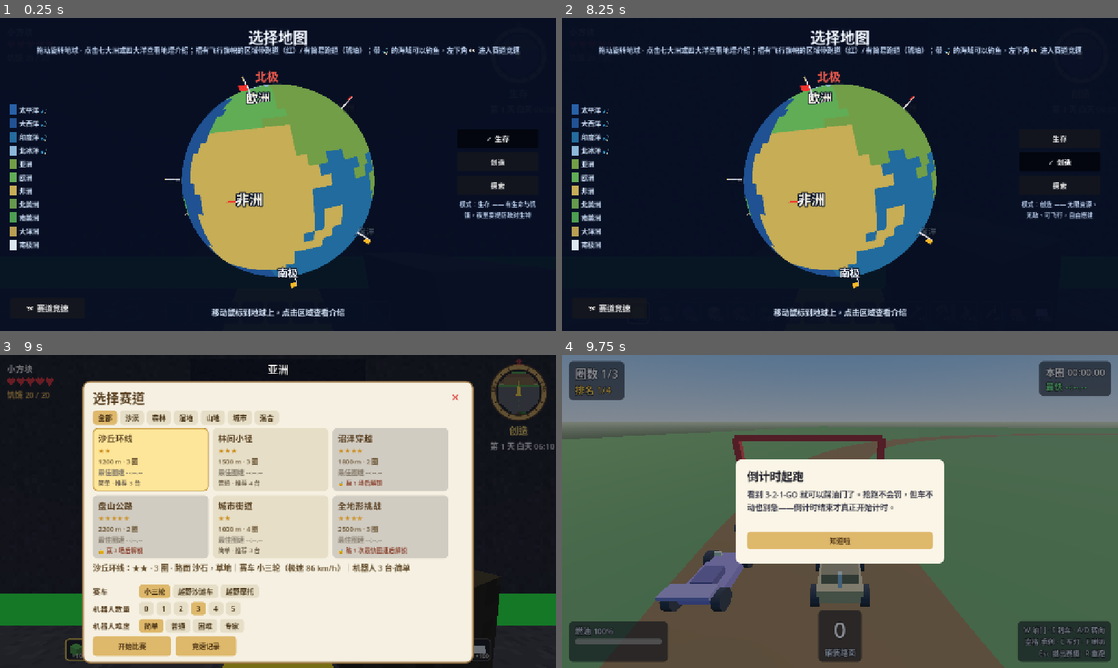
Above: before the commit, frames 1-4 (two rows, left to right).
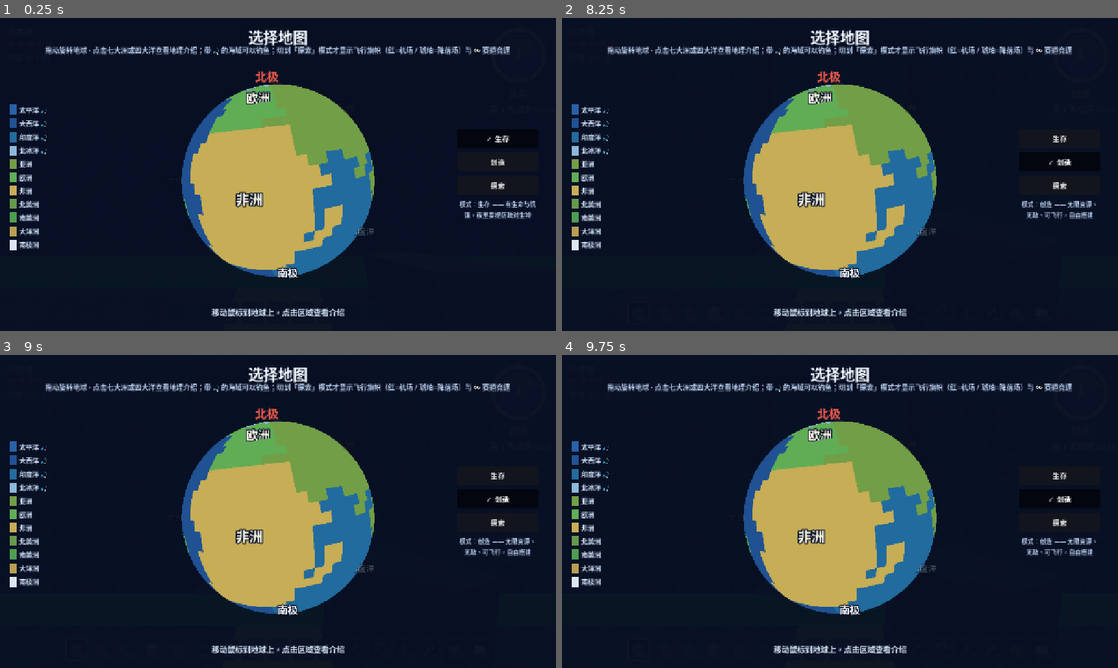
Above: after the commit, the same moments.

Repository: jinliangliu/block-planet
Game: Godot game, scene res://scenes/main.tscn
Same seed, same stepped clock (60 frames per second), same inputs: the game is played once before the commit and once after it.
Inputs (mouse positions are in pixels of both pictures, inside the frame that each line leads up to):
- Up to frame 1 (0.25 s): no input
- Up to frame 2 (8.25 s): click (739, 312) at 0.52 s; click (762, 312) at 1.27 s; click (789, 312) at 2.02 s; click (812, 312) at 2.77 s; click (840, 312) at 3.52 s; click (867, 312) at 4.27 s; click (890, 312) at 5.02 s; click (917, 312) at 5.77 s; click (940, 312) at 6.52 s; click "✓ 生存" at 7.25 s; click "创造" at 8 s
- Up to frame 3 (9 s): click (77, 649) at 8.77 s
- Up to frame 4 (9.75 s): click (695, 646) at 9.5 s, where only the run before the commit has a clickable "开始比赛"

The runs differ from the first frame. In frame 1, 2.0% of the frame differs, in the area x 4-94%, y 8-94%; in frame 2, 2.0%; in frame 3, 71%; in frame 4, 98%, in the area x 0-100%, y 0-100%.

Commit message:
feat(ui): 地图选择器飞行旗帜与竞速入口仅在探索模式显示（D-041）
- MapSelector._refresh_vehicle_entries()：判据 GameState.is_explore()，
  挂在 _refresh_mode_row() 末尾，_select_mode() 与 open() 都经过，
  切模式当帧同步，无需重开选择器
- MapGlobe.set_flight_flags_visible()/flight_flags_visible()：逐旗
  set visible 不销毁重建；_race_button 提为成员同样只切 visible
- 副标题、说明书、decisions.md（D-041）、game-design.md 同步改写
- life_probe Q-6b 新增 8 项断言（生存隐藏/探索显示/创造也隐藏/重开同步）

Diff:
--- a/scripts/ui/manual_panel.gd
+++ b/scripts/ui/manual_panel.gd
@@ -77,6 +77,7 @@
 			"M —— 打开 3D 地球，拖动可以让它转起来",
 			"点选七大洲或四大洋，看完介绍就能进入那片区域",
 			"地球页下方可以选生存 / 创造 / 探索三种模式，点一下即时生效",
+			"切到探索模式，地球上的飞行旗帜（机场红 / 降落场琥珀）和左下角 🏁 赛道竞速才会出现",
 			"每个区域的地形、植被、生物和天空颜色都不一样",
 			"切换区域会重新生成世界，背包里的东西都会带走",
 		],
--- a/scripts/ui/map_globe.gd
+++ b/scripts/ui/map_globe.gd
@@ -163,6 +163,26 @@
 			_field_markers.append(_make_flight_flag(pos, dir, Color(0.98, 0.72, 0.15)))
 
 
+## 飞行旗帜整体显隐：地图选择器只在「探索」模式显示它们（D-041）——
+## 生存/创造模式下玩家还没有载具，挂着旗子只会误导。
+## 逐旗 set visible，不销毁重建：切回探索模式瞬间复现，零建造成本。
+func set_flight_flags_visible(value: bool) -> void:
+	for marker in _airport_markers:
+		marker.visible = value
+	for marker in _field_markers:
+		marker.visible = value
+
+
+## 当前旗帜是否可见（探针断言用）。两类旗同显同隐，取第一面为代表；
+## 一面旗都没有的区域组合返回 false。
+func flight_flags_visible() -> bool:
+	for marker in _airport_markers:
+		return marker.visible
+	for marker in _field_markers:
+		return marker.visible
+	return false
+
+
 ## 一面立在地表的飞行小旗：Node3D 作根，本地 +Y 对齐球面外法线（dir），
 ## 旗杆（圆柱）自根部立起，旗布（平面）挂在杆顶向 +X 切向伸展、面朝 +Z 切向
 ## （双面可见）。机场/降落场由 cloth_color 区分。
--- a/scripts/ui/map_selector.gd
+++ b/scripts/ui/map_selector.gd
@@ -80,6 +80,8 @@
 var _mode_buttons: Array[Button] = []
 var _mode_caption: Label
 var _fishing_button: Button
+## 🏁 赛道竞速入口按钮：提为成员以便按模式显隐（D-041，仅探索模式显示）。
+var _race_button: Button
 var _dragging := false
 var _drag_distance := 0.0
 var _loading_time := 0.0
@@ -265,7 +267,7 @@
 	add_child(title)
 
 	var subtitle := Label.new()
-	subtitle.text = "拖动旋转地球 · 点击七大洲或四大洋查看地理介绍；插有飞行旗帜的区域带跑道（红）/ 有简易跑道（琥珀）；带 🎣 的海域可以钓鱼，左下角 🏁 进入赛道竞速"
+	subtitle.text = "拖动旋转地球 · 点击七大洲或四大洋查看地理介绍；带 🎣 的海域可以钓鱼；切到「探索」模式才显示飞行旗帜（红=机场 / 琥珀=降落场）与 🏁 赛道竞速"
 	subtitle.add_theme_font_size_override("font_size", 16)
 	subtitle.add_theme_color_override("font_color", Color(0.72, 0.80, 0.92))
 	subtitle.horizontal_alignment = HORIZONTAL_ALIGNMENT_CENTER
@@ -324,6 +326,9 @@
 	_build_legend(_globe_page)
 	_build_mode_row(_globe_page)
 	_build_race_entry(_globe_page)
+	# 模式列建造时 _race_button 尚不存在，这里补一次：初始模式（默认生存）
+	# 下两个载具门牌一起收起；若启动时已是探索模式则一起显示。
+	_refresh_vehicle_entries()
 
 
 ## 区域图例：11 个色块 + 名称，界面左侧竖列排布。
@@ -426,6 +431,19 @@
 		var active: bool = int(choices[i]["mode"]) == int(GameState.mode)
 		_mode_buttons[i].button_pressed = active
 		_mode_buttons[i].text = ("✓ " if active else "") + String(choices[i]["title"])
+	_refresh_vehicle_entries()
+
+
+## 载具门牌显隐（D-041）：飞行旗帜（地球上的红/琥珀小旗）与 🏁 赛道竞速
+## 入口都是「载具玩法」的门牌，只在探索模式显示——生存/创造模式下玩家
+## 还没有载具，挂着只会误导。判据统一走 GameState.is_explore()，
+## 由 _refresh_mode_row() 在选模式与 open() 时调用，切模式当帧同步。
+func _refresh_vehicle_entries() -> void:
+	var show: bool = GameState.is_explore()
+	if _race_button != null:
+		_race_button.visible = show
+	if _globe != null:
+		_globe.set_flight_flags_visible(show)
 
 
 ## 当前选中的模式（探针据此断言三选一已写入 GameState）。
@@ -434,7 +452,9 @@
 
 
 ## 竞速入口：贴在左栏图例下方（图例只占中段竖排，左下角这片留白正好放一枚
-## 全宽按钮）。赛道不绑地理区域，故与地球页同显、不随选中区域变化。
+## 全宽按钮）。赛道不绑地理区域，故与地球页同显、不随选中区域变化；
+## 但只在探索模式显示（D-041）——与地球上的飞行旗帜同一判据，见
+## _refresh_vehicle_entries()。
 func _build_race_entry(parent: Control) -> void:
 	var btn := Button.new()
 	btn.text = "🏁 赛道竞速"
@@ -448,6 +468,7 @@
 	btn.offset_bottom = -28.0
 	btn.pressed.connect(func(): race_requested.emit())
 	parent.add_child(btn)
+	_race_button = btn
 
 
 func _build_intro_panel() -> void:
--- a/tests/life_probe.gd
+++ b/tests/life_probe.gd
@@ -1827,6 +1827,26 @@
 	selector._select_mode(GameState.Mode.CREATIVE)
 	_check(GameState.is_creative(), "地图页也能选到创造模式")
 
+	# Q-6b 载具门牌只在探索模式显示（D-041）：飞行旗帜 + 🏁 竞速入口，
+	# 切模式当帧同步，不用重开选择器。
+	var race_btn: Button = selector._race_button
+	_check(race_btn != null, "地图页建有 🏁 赛道竞速入口按钮")
+	selector._select_mode(GameState.Mode.SURVIVAL)
+	_check(race_btn != null and not race_btn.visible, "生存模式隐藏 🏁 竞速入口")
+	_check(not selector._globe.flight_flags_visible(), "生存模式隐藏地球上的飞行旗帜")
+	selector._select_mode(GameState.Mode.EXPLORE)
+	_check(race_btn != null and race_btn.visible, "探索模式显示 🏁 竞速入口")
+	_check(selector._globe.flight_flags_visible(), "探索模式显示地球上的飞行旗帜")
+	selector._select_mode(GameState.Mode.CREATIVE)
+	_check(race_btn != null and not race_btn.visible, "创造模式同样隐藏 🏁 竞速入口")
+	_check(not selector._globe.flight_flags_visible(), "创造模式同样隐藏飞行旗帜")
+	# 重开选择器也按当前模式同步（open() 路径）。
+	GameState.set_mode(GameState.Mode.EXPLORE)
+	selector.close()
+	selector.open()
+	_check(race_btn != null and race_btn.visible and selector._globe.flight_flags_visible(),
+		"探索模式下重开选择器，两个门牌仍然显示")
+
 	# Q-7 HUD 模式徽章：贴在小地图外框正下方，只两个字，带描边
 	GameState.set_mode(GameState.Mode.EXPLORE)
 	_check(hud._mode_label.text == "探索", "HUD 模式徽章只显示两个字「%s」" % hud._mode_label.text)
--- a/tests/map_mode_shot.gd
+++ b/tests/map_mode_shot.gd
@@ -28,7 +28,8 @@
 	await RenderingServer.frame_post_draw
 	var first := _shot_path("map_mode_shot.png")
 	get_viewport().get_texture().get_image().save_png(first)
-	# 改选探索模式再截一张：验证选中态与说明文案随选切换。
+	# 改选探索模式再截一张：验证选中态与说明文案随选切换，
+	# 并确认飞行旗帜与 🏁 赛道竞速入口只在探索模式出现（D-041）。
 	hud._map_selector._select_mode(GameState.Mode.EXPLORE)
 	for i in range(10):
 		await get_tree().process_frame
Not shown, changed: docs/decisions.md
Not shown, changed: docs/game-design.md
